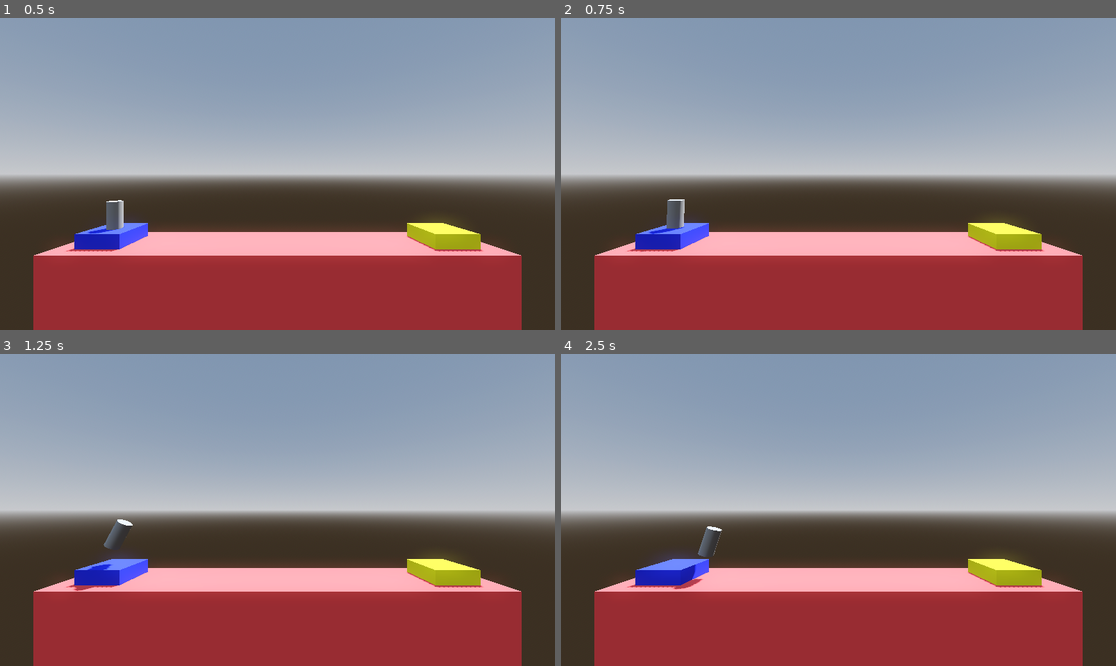
Above: before the commit, frames 1-4 (two rows, left to right).
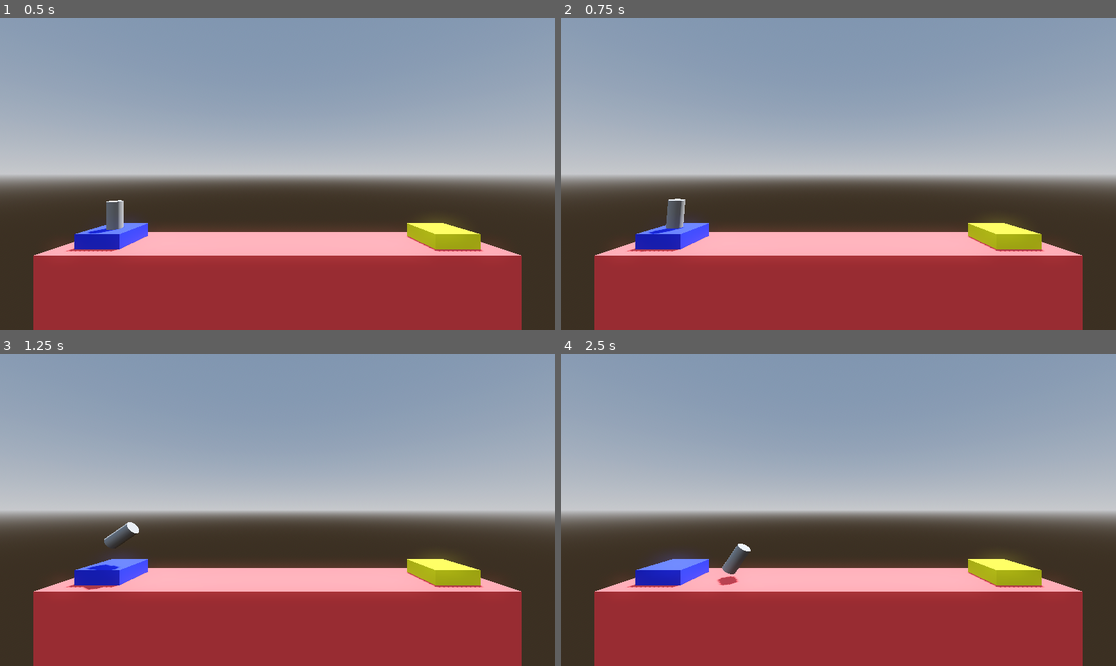
Above: after the commit, the same moments.

Repository: Durb0/GameDev_tuto_Godot_3D
Game: Godot game, scene res://Level/level.tscn
Same seed, same stepped clock (60 frames per second), same inputs: the game is played once before the commit and once after it.
Inputs:
- Up to frame 1 (0.5 s): no input
- Up to frame 2 (0.75 s): tap Enter at 0.5 s; hold Right (torque_right) from 0.53 s (still down); hold Space (boost) from 0.53 s (still down)
- Up to frame 3 (1.25 s): keep holding Right (torque_right); keep holding Space (boost)
- Up to frame 4 (2.5 s): release Right (torque_right) at 1.28 s; release Space (boost) at 1.28 s; hold Left (torque_left) 1.28-2.03 s; tap Space (boost) at 1.35 s; hold Right (torque_right) from 2.03 s (still down); hold Space (boost) from 2.03 s (still down)

Frame 1 is identical in both runs. In frame 2, less than 0.1% of the frame differs, in the area x 16-23%, y 57-70%; in frame 3, 0.3%; in frame 4, 0.7%, in the area x 20-35%, y 55-76%.

Commit message:
2.10 The Export Annotation

Diff:
--- a/project-boost/scripts/player.gd
+++ b/project-boost/scripts/player.gd
@@ -4,16 +4,19 @@
 signal landed
 signal crashed
 
+@export_range(700, 2000) var thurst: int = 1000
+@export_range(5, 1000) var torque_thrust: int = 200
+
 # Called every frame. 'delta' is the elapsed time since the previous frame.
 func _process(delta: float) -> void:
 	if Input.is_action_pressed("boost"):
-		apply_central_force(basis.y * delta * 1000)
+		apply_central_force(basis.y * delta * thurst)
 
 	if Input.is_action_pressed("torque_left"):
-		apply_torque(Vector3.MODEL_FRONT * 100 * delta)
+		apply_torque(Vector3.MODEL_FRONT * torque_thrust * delta)
 
 	if Input.is_action_pressed("torque_right"):
-		apply_torque(Vector3.MODEL_REAR * 100 * delta)
+		apply_torque(Vector3.MODEL_REAR * torque_thrust * delta)
 
 
 
